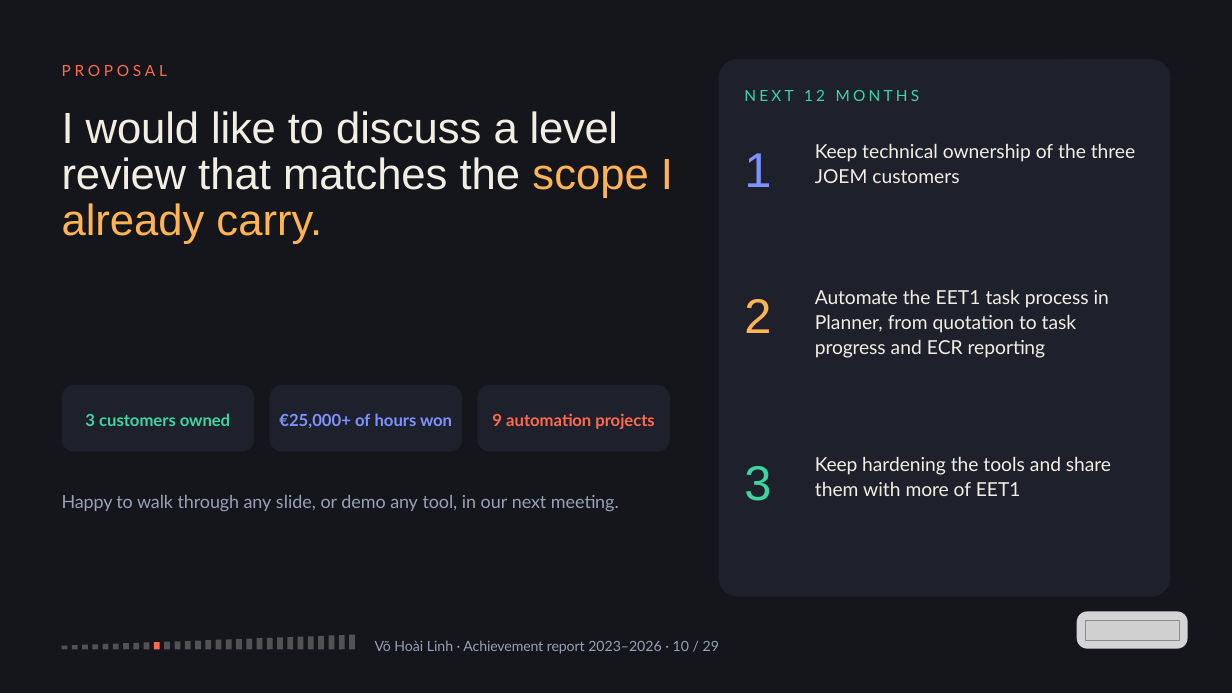
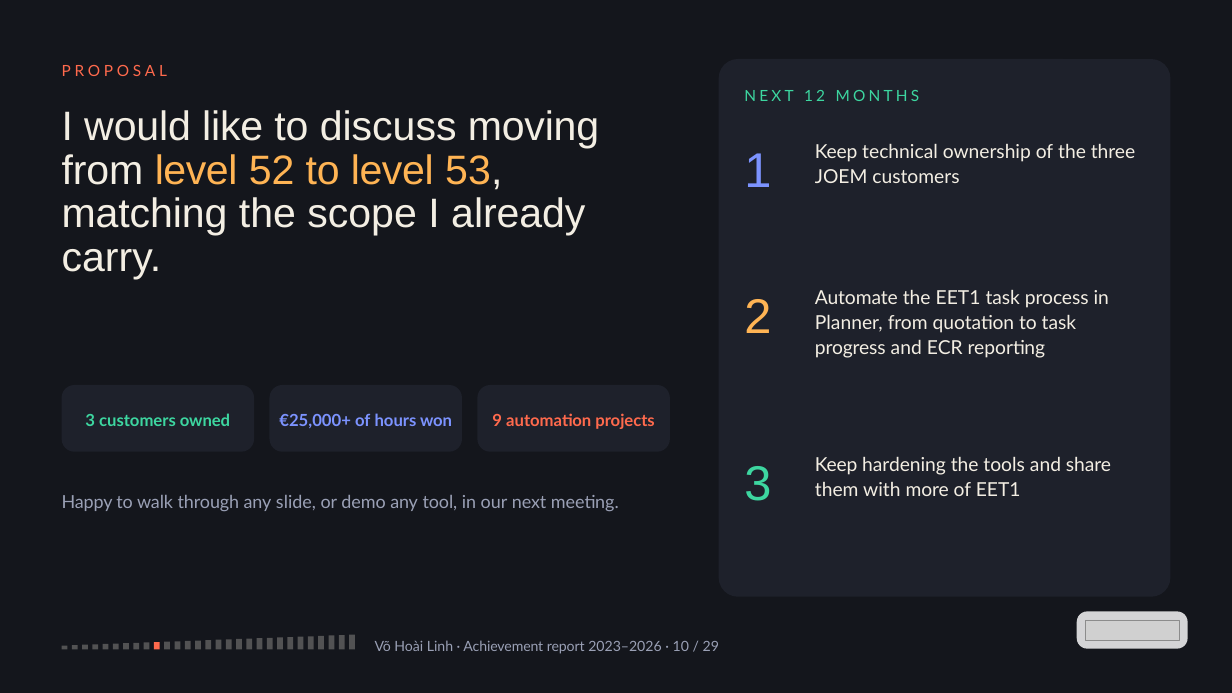
Before and after one commit to vohoailinh90/Multiple-report, a slide deck: slide 10 of reports/achievement-2023-2026/Linh_Vo_3-Year_Achievement_Report.pptx. Drawn at 1232x693 pixels with LibreOffice and Linux fonts; fonts in the diff are those of the drawing; grey boxes stand for pictures. Boxes give left, top, right and bottom in pixels: in the first picture for what was removed or moved away, otherwise in the second. Text is boxed around its words. In the diff, an @@ line names an element or a change of style, - is before the commit and + after.

```diff
--- a/reports/achievement-2023-2026/Linh_Vo_3-Year_Achievement_Report.pptx
+++ b/reports/achievement-2023-2026/Linh_Vo_3-Year_Achievement_Report.pptx
@@ text at [62,110,599,279]: text changed; size 51 to 48 pt @@
-I would like to discuss a level review that matches the scope I already carry.
+I would like to discuss moving from level 52 to level 53, matching the scope I already carry.
```
Also in this commit, not shown: 1 other file.
